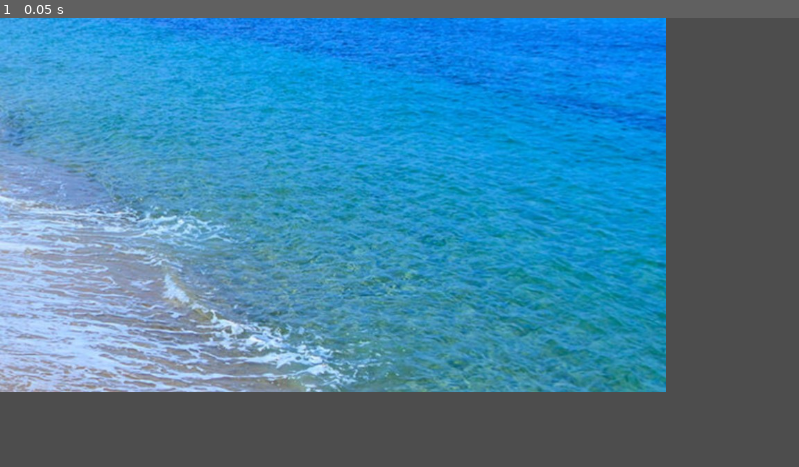
Above: before the commit, frame 1.
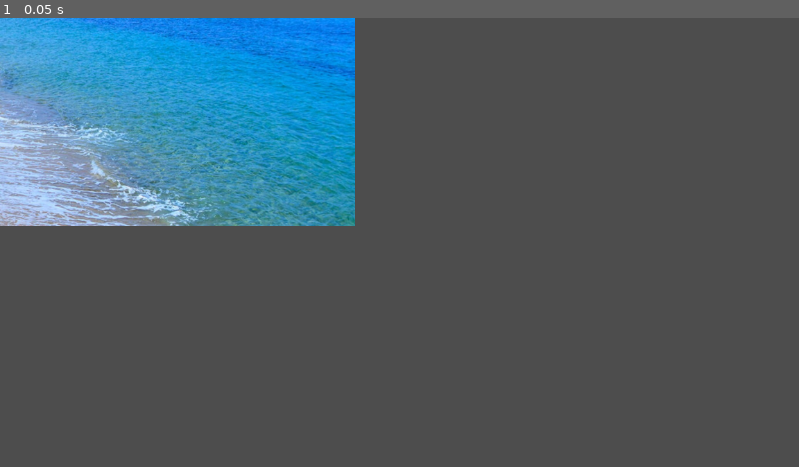
Above: after the commit, the same moment.

Repository: azukigame-s/kiminokoe
Game: Godot game, scene res://scenes/novel_system.tscn
Same seed, same stepped clock (60 frames per second), same inputs: the game is played once before the commit and once after it.
Inputs:
- Up to frame 1 (0.05 s): no input

The runs differ from the first frame. In frame 1, 59% of the frame differs, in the area x 0-84%, y 0-84%.

Commit message:
⬆️ Godot4.4に合わせたコード修正

Diff:
--- a/scenes/novel_system.gd
+++ /dev/null
@@ -1,138 +0,0 @@
-extends Control
-
-signal initialized
-
-# テキスト表示関連の変数
-var current_text = ""
-var displayed_text = ""
-var text_speed = 0.05  # 文字表示速度（秒）
-var is_text_completed = true
-var text_timer = 0.0
-
-# 背景関連
-var current_background = ""
-
-# キャラクター関連
-var current_characters = {}
-
-# 音声関連
-var current_bgm = ""
-
-# ノード参照
-@onready var background = $background
-@onready var characters_container = $characters_container
-@onready var dialogue_text = $text_panel/dialogue_text
-@onready var bgm_player: AudioStreamPlayer = $bgm_player
-@onready var sfx_player: AudioStreamPlayer = $sfx_player
-
-func _ready():
-	print("Ready function called.")
-
-	# デバッグ用出力
-	print("BGM player: ", bgm_player)
-	print("SFX player: ", sfx_player)
-
-	# 初期化処理
-	dialogue_text.bbcode_enabled = true
-	dialogue_text.text = ""
-
-	# 初期化完了のシグナルを発行
-	emit_signal("initialized")
-
-func _process(delta):
-	# 文字送り処理
-	if not is_text_completed:
-		text_timer += delta
-		if text_timer >= text_speed:
-			text_timer = 0
-			if displayed_text.length() < current_text.length():
-				displayed_text += current_text[displayed_text.length()]
-				dialogue_text.text  = displayed_text
-				# 文字表示時の効果音があれば、ここで再生
-			else:
-				is_text_completed = true
-
-# テキストを表示する関数
-func show_text(text, speaker_name = ""):
-	current_text = text
-	displayed_text = ""
-	is_text_completed = false
-	text_timer = 0
-
-# テキストを一気に表示する関数（クリック時など）
-func complete_text():
-	if not is_text_completed:
-		displayed_text = current_text
-		dialogue_text.text = displayed_text
-		is_text_completed = true
-	else:
-		# テキストが表示済みなら次のシナリオに進む
-		if has_node("test_scenario"):
-			$test_scenario.on_text_completed()
-
-# 背景を変更する関数
-func change_background(background_path):
-	current_background = background_path
-	var bg_texture = load("res://assets/backgrounds/" + background_path)
-	print("Loading texture at:", "res://assets/backgrounds/" + background_path)
-	print("Loaded texture:", bg_texture)
-	if bg_texture != null and background != null:
-		print("Applying texture...")
-		background.texture = bg_texture
-		print("Texture applied.")
-	else:
-		print("Error: Failed to load background texture or background node is null")
-		print("Path: ", "res://assets/backgrounds/" + background_path)
-		print("Background node: ", background)
-
-# キャラクターを表示する関数
-func show_character(character_id, character_path, position = Vector2(0, 0)):
-	if not character_id in current_characters:
-		var character_sprite = TextureRect.new()
-		character_sprite.name = character_id
-		characters_container.add_child(character_sprite)
-		current_characters[character_id] = character_sprite
-
-	var character = current_characters[character_id]
-	character.texture = load(character_path)
-	character.rect_position = position
-
-# キャラクターを非表示にする関数
-func hide_character(character_id):
-	if character_id in current_characters:
-		current_characters[character_id].queue_free()
-		current_characters.erase(character_id)
-
-# BGMを再生する関数
-func play_bgm(bgm_path):
-	if bgm_player == null:
-		print("Error: bgm_player is null")
-		return
-
-	if current_bgm != bgm_path:
-		current_bgm = bgm_path
-		var audio_stream = load(bgm_path)
-		if audio_stream != null:
-			bgm_player.stream = audio_stream
-			bgm_player.play()
-		else:
-			print("Failed to load audio: ", bgm_path)
-
-# 効果音を再生する関数
-func play_sfx(sfx_path):
-	if sfx_player == null:
-		print("Error: sfx_player is null")
-		return
-
-	var audio_stream = load(sfx_path)
-	if audio_stream != null:
-		sfx_player.stream = audio_stream
-		sfx_player.play()
-	else:
-		print("Failed to load audio: ", sfx_path)
-
-# 入力処理
-func _input(event):
-	if event is InputEventMouseButton:
-		if event.button_index == MOUSE_BUTTON_LEFT and event.pressed:
-			complete_text()
--- a/scenes/novel_system.tscn
+++ b/scenes/novel_system.tscn
@@ -1,6 +1,6 @@
 [gd_scene load_steps=3 format=3 uid="uid://bl4wlib7utapy"]
 
-[ext_resource type="Script" uid="uid://brkat7pgvdug3" path="res://scenes/novel_system.gd" id="1_07qo2"]
+[ext_resource type="Script" uid="uid://brkat7pgvdug3" path="res://scripts/novel_system.gd" id="1_07qo2"]
 [ext_resource type="Script" uid="uid://c6ch5dthq8lig" path="res://scripts/test_scenario.gd" id="2_gu5rf"]
 
 [node name="NovelSystem" type="Control"]
@@ -9,6 +9,7 @@
 script = ExtResource("1_07qo2")
 
 [node name="background" type="TextureRect" parent="."]
+custom_minimum_size = Vector2(1024, 600)
 layout_mode = 1
 anchors_preset = 15
 anchor_right = 1.0
@@ -33,6 +34,7 @@
 grow_vertical = 0
 
 [node name="dialogue_text" type="RichTextLabel" parent="text_panel"]
+custom_minimum_size = Vector2(800, 200)
 layout_mode = 0
 offset_right = 40.0
 offset_bottom = 40.0
--- /dev/null
+++ b/scripts/novel_system.gd
@@ -0,0 +1,322 @@
+extends Control
+
+signal initialized
+
+# テキスト表示関連の変数
+var current_text = ""
+var displayed_text = ""
+var text_speed = 0.05  # 文字表示速度（秒）
+var is_text_completed = true
+var text_timer = 0.0
+
+# 背景関連
+var current_background = ""
+
+# キャラクター関連
+var current_characters = {}
+
+# 音声関連
+var current_bgm = ""
+
+# ノード参照
+@onready var background = $background
+@onready var characters_container = $characters_container
+@onready var text_panel = $text_panel
+@onready var dialogue_text = $text_panel/dialogue_text if has_node("text_panel") else null
+@onready var bgm_player = $bgm_player
+@onready var sfx_player = $sfx_player
+
+func _ready():
+	print("Visual Novel System: Ready function called.")
+
+	# ノード参照の確認
+	_check_nodes()
+
+	# 背景の初期設定
+	if background:
+		_setup_fullscreen_element(background)
+		print("Background setup complete. Size: ", background.size)
+
+	# テキストパネルの設定
+	if text_panel:
+		# テキストパネルを画面下部に配置
+		text_panel.anchor_top = 0.7
+		text_panel.anchor_bottom = 1.0
+		text_panel.anchor_left = 0.0
+		text_panel.anchor_right = 1.0
+		text_panel.offset_left = 0
+		text_panel.offset_top = 0
+		text_panel.offset_right = 0
+		text_panel.offset_bottom = 0
+		print("Text panel setup complete. Size: ", text_panel.size)
+
+	# テキスト表示の設定
+	if dialogue_text:
+		dialogue_text.bbcode_enabled = true
+		dialogue_text.visible = true
+		# パネル内での配置設定
+		dialogue_text.anchor_left = 0.05
+		dialogue_text.anchor_top = 0.1
+		dialogue_text.anchor_right = 0.95
+		dialogue_text.anchor_bottom = 0.9
+		dialogue_text.offset_left = 0
+		dialogue_text.offset_top = 0
+		dialogue_text.offset_right = 0
+		dialogue_text.offset_bottom = 0
+		# テキストが見えるように色を設定
+		dialogue_text.add_theme_color_override("default_color", Color(1, 1, 1, 1))  # 白色
+		print("Dialogue text setup complete. Size: ", dialogue_text.size)
+
+	# キャラクターコンテナの設定
+	if characters_container:
+		_setup_fullscreen_element(characters_container)
+		print("Characters container setup complete.")
+
+	# 初期化完了のシグナルを発行
+	initialized.emit()
+
+# ノード参照を確認するヘルパー関数
+func _check_nodes():
+	print("Checking node references:")
+	print("- Background node: ", background)
+	print("- Characters container: ", characters_container)
+	print("- Text panel: ", text_panel)
+	print("- Dialogue text node: ", dialogue_text)
+	print("- BGM player: ", bgm_player)
+	print("- SFX player: ", sfx_player)
+
+	# 親ノードのサイズ確認
+	print("Control size: ", size)
+
+	# ノードが見つからない場合はエラーメッセージと推奨修正
+	if not background:
+		print("ERROR: Background node missing. Create a TextureRect named 'background' as a child of this Control node.")
+
+	if not text_panel:
+		print("ERROR: Text panel missing. Create a Panel or Control named 'text_panel' as a child of this Control node.")
+
+	if not dialogue_text and text_panel:
+		print("ERROR: Dialogue text node missing. Create a RichTextLabel named 'dialogue_text' as a child of the text_panel.")
+
+	if not characters_container:
+		print("ERROR: Characters container missing. Create a Control named 'characters_container' as a child of this Control node.")
+
+# 要素を画面全体に表示する共通設定関数
+func _setup_fullscreen_element(element):
+	# アンカーを画面全体に設定
+	element.anchor_left = 0.0
+	element.anchor_top = 0.0
+	element.anchor_right = 1.0
+	element.anchor_bottom = 1.0
+
+	# オフセットを0に設定（画面の端から端まで広げる）
+	element.offset_left = 0
+	element.offset_top = 0
+	element.offset_right = 0
+	element.offset_bottom = 0
+
+	# TextureRect固有のプロパティを設定
+	if element is TextureRect:
+		element.expand = true
+		element.stretch_mode = TextureRect.STRETCH_KEEP_ASPECT_COVERED
+
+func _process(delta):
+	# 文字送り処理
+	if not is_text_completed:
+		text_timer += delta
+		if text_timer >= text_speed:
+			text_timer = 0
+			if displayed_text.length() < current_text.length():
+				displayed_text += current_text[displayed_text.length()]
+				_update_displayed_text()
+				# 文字表示時の効果音があれば、ここで再生する場合
+				# if displayed_text.length() % 3 == 0:  # 3文字ごとに再生など
+				#     play_sfx("text_sound.wav")
+			else:
+				is_text_completed = true
+
+# 現在表示すべきテキストを更新する関数
+func _update_displayed_text():
+	if dialogue_text:
+		var current_display = dialogue_text.text
+		var speaker_part = ""
+
+		# 話者名がある場合は保持
+		if current_display.begins_with("[b]"):
+			var name_end = current_display.find("[/b]\n")
+			if name_end != -1:
+				speaker_part = current_display.substr(0, name_end + 5)  # [b]名前[/b]\n の部分
+
+		dialogue_text.text = speaker_part + displayed_text
+	else:
+		print("Error: dialogue_text is null in _update_displayed_text()")
+
+# テキストを表示する関数
+func show_text(text, speaker_name = ""):
+	print("Showing text: ", text)
+	current_text = text
+	displayed_text = ""
+	is_text_completed = false
+	text_timer = 0
+
+	if dialogue_text:
+		dialogue_text.visible = true
+
+		# 話者名があれば追加
+		if speaker_name != "":
+			dialogue_text.text = "[b]" + speaker_name + "[/b]\n"
+		else:
+			dialogue_text.text = ""
+
+		# テキストパネルが非表示になっていたら表示
+		if text_panel:
+			text_panel.visible = true
+	else:
+		print("Error: dialogue_text is null in show_text()")
+
+# テキストを一気に表示する関数（クリック時など）
+func complete_text():
+	if not is_text_completed:
+		displayed_text = current_text
+		_update_displayed_text()
+		is_text_completed = true
+		print("Text display completed.")
+	else:
+		# テキストが表示済みなら次のシナリオに進む
+		if has_node("test_scenario"):
+			print("Advancing to next scenario.")
+			$test_scenario.on_text_completed()
+
+# 背景を変更する関数
+func change_background(background_path):
+	current_background = background_path
+	print("Loading background: ", background_path)
+
+	var bg_texture = load(background_path)
+	if bg_texture == null:
+		print("ERROR: Failed to load background texture from path: ", background_path)
+		return
+
+	print("Loaded texture: ", bg_texture)
+
+	if background != null:
+		background.texture = bg_texture
+		_setup_fullscreen_element(background)
+		print("Background changed successfully.")
+	else:
+		print("ERROR: Background node is null")
+
+# キャラクターを表示する関数
+func show_character(character_id, character_path, position = Vector2(512, 300)):
+	print("Showing character: ", character_id, " at path: ", character_path)
+
+	if not character_id in current_characters:
+		var character_sprite = TextureRect.new()
+		character_sprite.name = character_id
+		characters_container.add_child(character_sprite)
+		current_characters[character_id] = character_sprite
+		print("Created new character sprite: ", character_id)
+
+	var character = current_characters[character_id]
+
+	# パスが相対パスかどうかを確認
+	var character_texture
+	if character_path.begins_with("res://"):
+		character_texture = load(character_path)
+	else:
+		character_texture = load("res://assets/characters/" + character_path)
+
+	if character_texture != null:
+		character.texture = character_texture
+		character.expand = true
+		character.stretch_mode = TextureRect.STRETCH_KEEP_ASPECT
+
+		# サイズ設定
+		character.custom_minimum_size = Vector2(300, 600)  # 適切なサイズに調整
+
+		# 位置設定: キャラクターの中心を指定位置に
+		var char_width = character.custom_minimum_size.x
+		var char_height = character.custom_minimum_size.y
+
+		# アンカーを左上に設定
+		character.anchor_left = 0
+		character.anchor_top = 0
+		character.anchor_right = 0
+		character.anchor_bottom = 0
+
+		# 位置を中心に調整
+		character.offset_left = position.x - char_width / 2
+		character.offset_top = position.y - char_height / 2
+		character.offset_right = position.x + char_width / 2
+		character.offset_bottom = position.y + char_height / 2
+
+		character.visible = true
+		print("Character displayed: ", character_id, " at position ", position)
+	else:
+		print("ERROR: Failed to load character texture: ", character_path)
+
+# キャラクターを非表示にする関数
+func hide_character(character_id):
+	if character_id in current_characters:
+		current_characters[character_id].queue_free()
+		current_characters.erase(character_id)
+		print("Character hidden: ", character_id)
+	else:
+		print("Warning: Attempted to hide non-existent character: ", character_id)
+
+# BGMを再生する関数
+func play_bgm(bgm_path):
+	if bgm_player == null:
+		print("ERROR: bgm_player is null")
+		return
+
+	if current_bgm != bgm_path:
+		current_bgm = bgm_path
+
+		# パスが相対パスかどうかを確認
+		var audio_stream
+		if bgm_path.begins_with("res://"):
+			audio_stream = load(bgm_path)
+		else:
+			audio_stream = load("res://assets/audio/bgm/" + bgm_path)
+
+		if audio_stream != null:
+			bgm_player.stream = audio_stream
+			bgm_player.play()
+			print("BGM playing: ", bgm_path)
+		else:
+			print("ERROR: Failed to load audio: ", bgm_path)
+
+# BGMを停止する関数
+func stop_bgm():
+	if bgm_player != null:
+		bgm_player.stop()
+		current_bgm = ""
+		print("BGM stopped")
+
+# 効果音を再生する関数
+func play_sfx(sfx_path):
+	if sfx_player == null:
+		print("ERROR: sfx_player is null")
+		return
+
+	# パスが相対パスかどうかを確認
+	var audio_stream
+	if sfx_path.begins_with("res://"):
+		audio_stream = load(sfx_path)
+	else:
+		audio_stream = load("res://assets/audio/sfx/" + sfx_path)
+
+	if audio_stream != null:
+		sfx_player.stream = audio_stream
+		sfx_player.play()
+		print("SFX playing: ", sfx_path)
+	else:
+		print("ERROR: Failed to load audio: ", sfx_path)
+
+# 入力処理
+func _input(event):
+	if event is InputEventMouseButton:
+		if event.button_index == MOUSE_BUTTON_LEFT and event.pressed:
+			complete_text()
+			print("Mouse click detected - text advanced")
--- a/scripts/test_scenario.gd
+++ b/scripts/test_scenario.gd
@@ -7,7 +7,7 @@
 var scenario = [
 	{
 		"type": "background",
-		"path": "sample.jpg"
+		"path": "res://assets/backgrounds/sample.jpg"
 	},
 	{
 		"type": "bgm",
@@ -38,24 +38,39 @@
 
 func _ready():
 	novel_system = get_parent()
-	print("NovelSystem:", novel_system)
-	novel_system.connect("initialized", _on_novel_system_initialized)
+	print("TestScenario ready - NovelSystem:", novel_system)
+
+	# Godot 4.x形式のシグナル接続
+	if novel_system:
+		novel_system.initialized.connect(_on_novel_system_initialized)
+		print("Signal connected")
+	else:
+		print("Error: Novel system not found")
 
 func _on_novel_system_initialized():
+	print("Novel system initialized, starting scenario")
 	execute_current_command()
 
 # 現在のコマンドを実行
 func execute_current_command():
 	if current_index >= scenario.size():
+		print("Scenario complete")
 		return
 
 	var command = scenario[current_index]
+	print("Executing command: ", command.type, " at index ", current_index)
+
 	match command.type:
 		"background":
 			novel_system.change_background(command.path)
 			proceed_to_next()
 		"character":
-			novel_system.show_character(command.id, command.path, Vector2(command.position_x, command.position_y))
+			# Vector2の作成方法を修正
+			var position = Vector2(
+				command.get("position_x", 0),
+				command.get("position_y", 0)
+			)
+			novel_system.show_character(command.id, command.path, position)
 			proceed_to_next()
 		"dialogue":
 			novel_system.show_text(command.text, command.speaker)
@@ -66,6 +81,9 @@
 		"sfx":
 			novel_system.play_sfx(command.path)
 			proceed_to_next()
+		_:
+			print("Unknown command type: ", command.type)
+			proceed_to_next()
 
 # 次のコマンドに進む
 func proceed_to_next():
@@ -75,5 +93,6 @@
 
 # テキスト表示が完了して次に進むときの処理
 func on_text_completed():
+	print("Text completed, moving to next command")
 	current_index += 1
 	execute_current_command()
Renamed: scenes/novel_system.gd.uid -> scripts/novel_system.gd.uid
